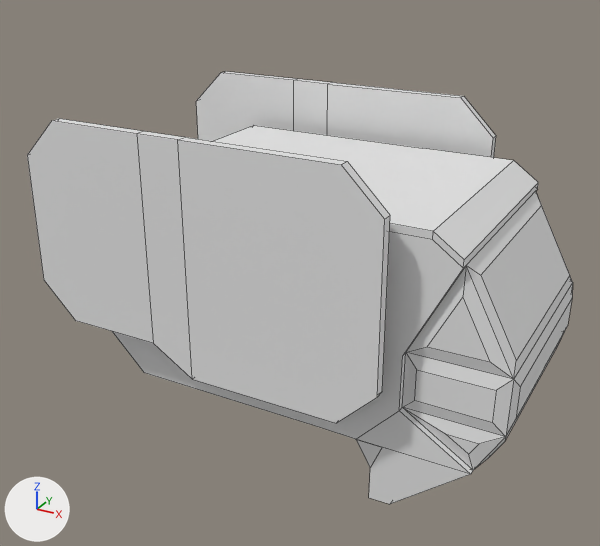
Before and after pictures for a commit that changed the FBX model TheFirmaTheBetter/Assets/Resources/Models/Cores/05_heavy_v01.fbx.
Rendered twice from a camera (50 mm lens) standing at (11.87, -16.65, 13.75) and looking at (0.57, 3.9, 3.47). Lighting does not change. The marker at lower left points along +X, +Y and +Z. Mesh edges are drawn as thin lines. Where no turn or scale is listed for an object, it has been applied to the vertices. Vertices at the same position are counted once.

Before the edit, the objects in view are built like this:
```python
me_cylinder = bpy.data.meshes.new('Cylinder')
me_cylinder.from_pydata(...)  # 292 vertices, 212 faces; spans x -127.0..127.0, y -53.0..235.0, z -229.0..192.0
ob_01_core = bpy.data.objects.new('01_core', me_cylinder)
ob_01_core.location = (0.0, 4.88, 0.0)
ob_01_core.rotation_euler = (1.571, 0.0, -1.571)  # degrees (90, 0, -90)
ob_01_core.scale = (0.035, 0.035, 0.035)
```
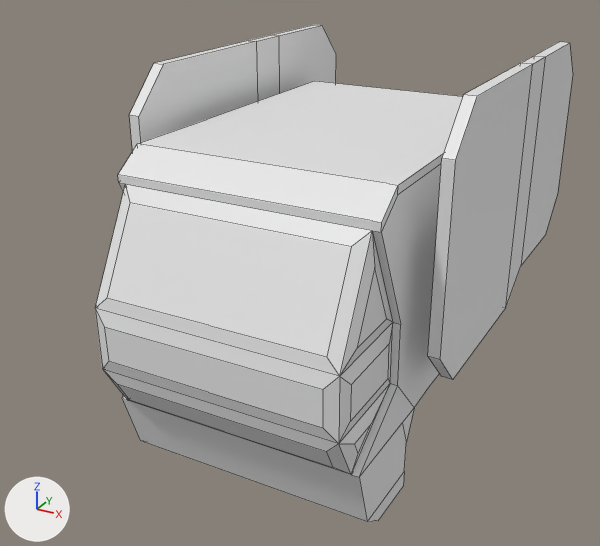
What changed in the scene script:
```text
Change me_cylinder:
    used by ob_01_core; location = (0.0, 4.88, 0.0); rotation_euler = (1.571, 0.0, -1.571), in degrees (90, 0, -90); scale = (0.035, 0.035, 0.035)
    remove me_cylinder.from_pydata(...)  # 292 vertices, 212 faces; spans x -127.0..127.0, y -53.0..235.0, z -229.0..192.0
    add me_cylinder.from_pydata(...)  # 116 vertices, 84 faces; spans x -101.0..101.0, y -63.0..189.0, z -229.0..143.0
    me_cylinder part 1: 10 loose pieces with 176 vertices, spanning x -127.0..127.0, y 29.0..235.0, z -136.0..192.0, are deleted
    me_cylinder part 2
    8 vertices are removed from x -101.0..101.0, y -53.0, z -139.0..-121.0
    5 faces are deleted
    8 vertices are added at x -101.0..101.0, y -63.0..-49.0, z -187.0..-121.0
    9 new faces join them
Add me_cylinder_001:
    me_cylinder_001.from_pydata(...)  # 48 vertices, 36 faces; spans x -4.45..4.45, y -1.0..10.47, z -6.9..0.3
Change ob_01_core:
    ob_01_core.location: (0.0, 4.88, 0.0) -> (2.0, 4.88, 1.73)
    ob_01_core.rotation_euler: (1.571, 0.0, -1.571) -> (1.571, 0.0, -3.142)  # degrees (90, 0, -90) -> degrees (90, 0, -180)
Add ob_02_wings_003:
    ob_02_wings_003 = bpy.data.objects.new('02_wings.003', me_cylinder_001)
    ob_02_wings_003.location = (2.0, 1.13, 9.65)
```

Boxes [x1, y1, x2, y2] around the edits, measured in the pictures (600 x 546 px):
'01_core', reshaped, moved, turned
    before: [27, 71, 573, 504]
    after: [95, 81, 462, 522]
'02_wings.003', added
    after: [129, 25, 573, 379]
part 1 of me_cylinder, deleted
    before: [27, 71, 496, 423]
part 2 of me_cylinder, built on
    before: [369, 448, 470, 504]
    after: [122, 399, 406, 522]
